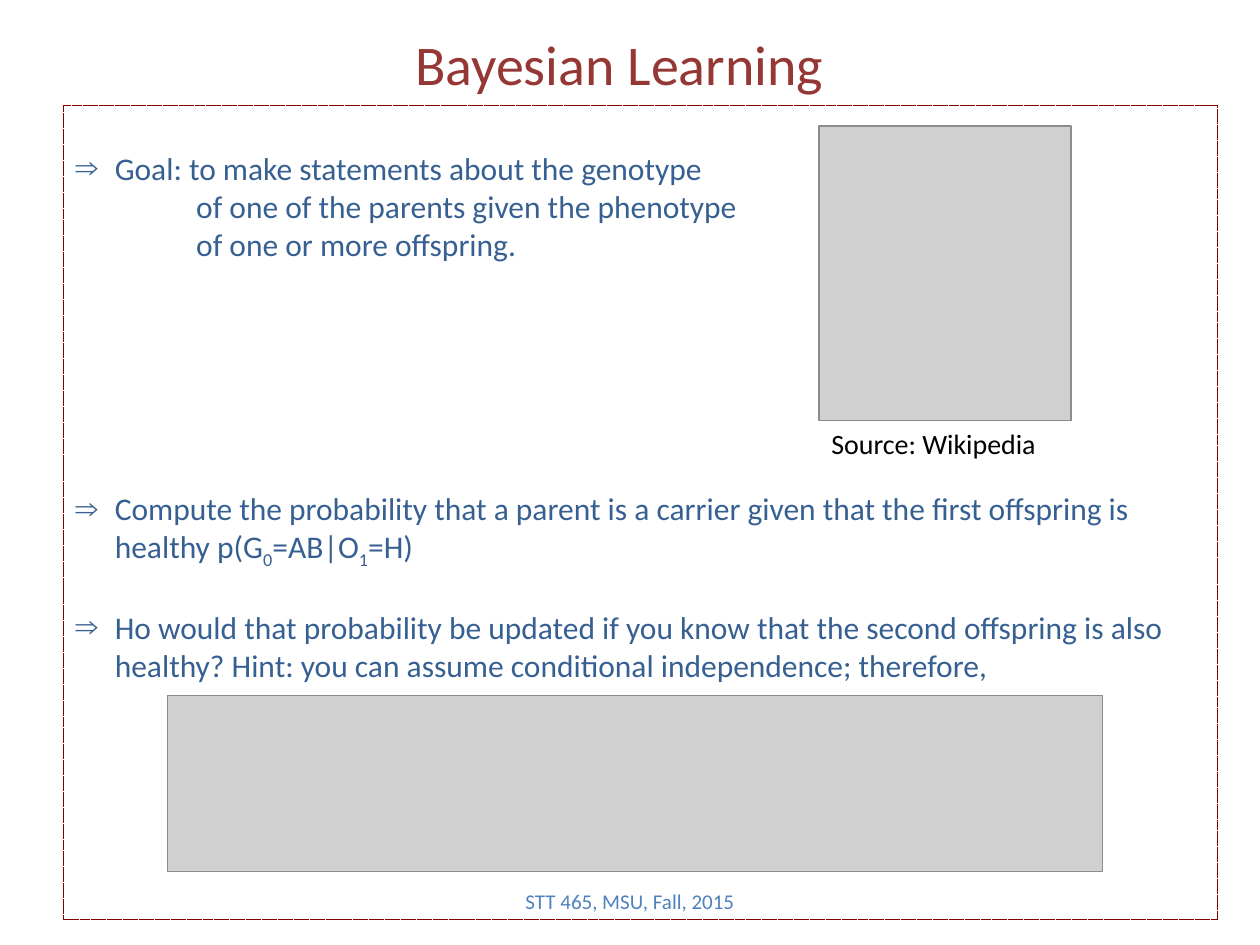
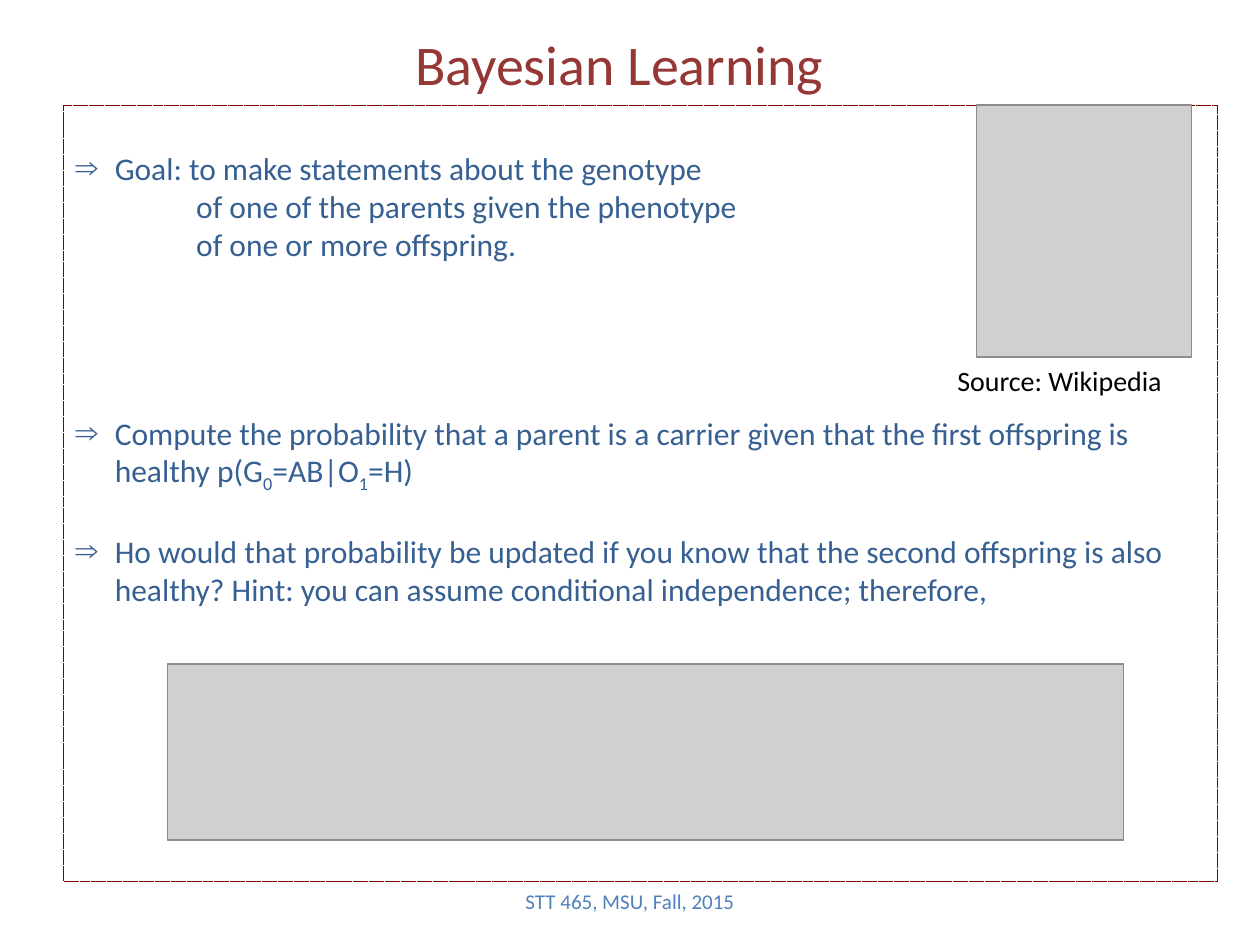
Before and after one commit to Boukos/STT465, a slide deck: slide 5 of STT465_2.pptx. Drawn at 1260x945 pixels with LibreOffice and Linux fonts; fonts in the diff are those of the drawing; grey boxes stand for pictures. Boxes give left, top, right and bottom in pixels: in the first picture for what was removed or moved away, otherwise in the second. Text is boxed around its words. In the diff, an @@ line names an element or a change of style, - is before the commit and + after.

```diff
--- a/STT465_2.pptx
+++ b/STT465_2.pptx
@@ rectangle "Goal: to make statements about ..." resized from (x1=63, y1=105, x2=1218, y2=919) to (x1=63, y1=105, x2=1218, y2=881) @@
@@ picture resized from (x1=819, y1=126, x2=1071, y2=421) to (x1=976, y1=105, x2=1192, y2=357) @@
@@ text "Source: Wikipedia" moved from (x1=831, y1=434, x2=1035, y2=459) to (x1=957, y1=371, x2=1161, y2=396) @@
@@ picture resized from (x1=168, y1=696, x2=1102, y2=872) to (x1=168, y1=664, x2=1124, y2=840) @@
```
Also in this commit, not shown: 1 other slide changed, 1 other file.
